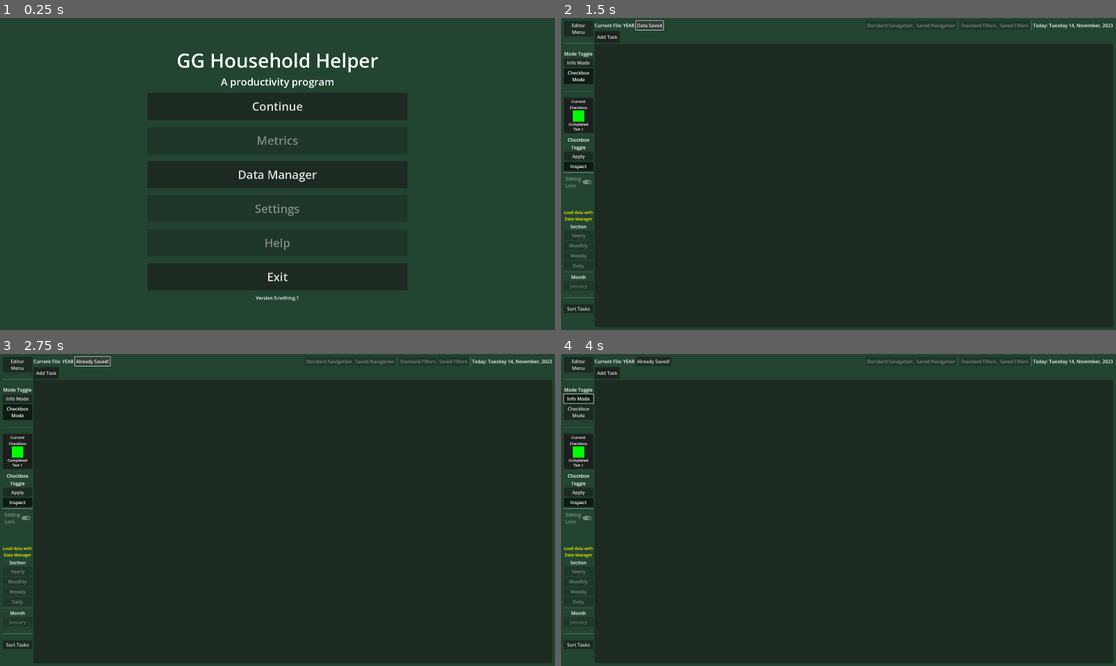
Above: before the commit, frames 1-4 (two rows, left to right).
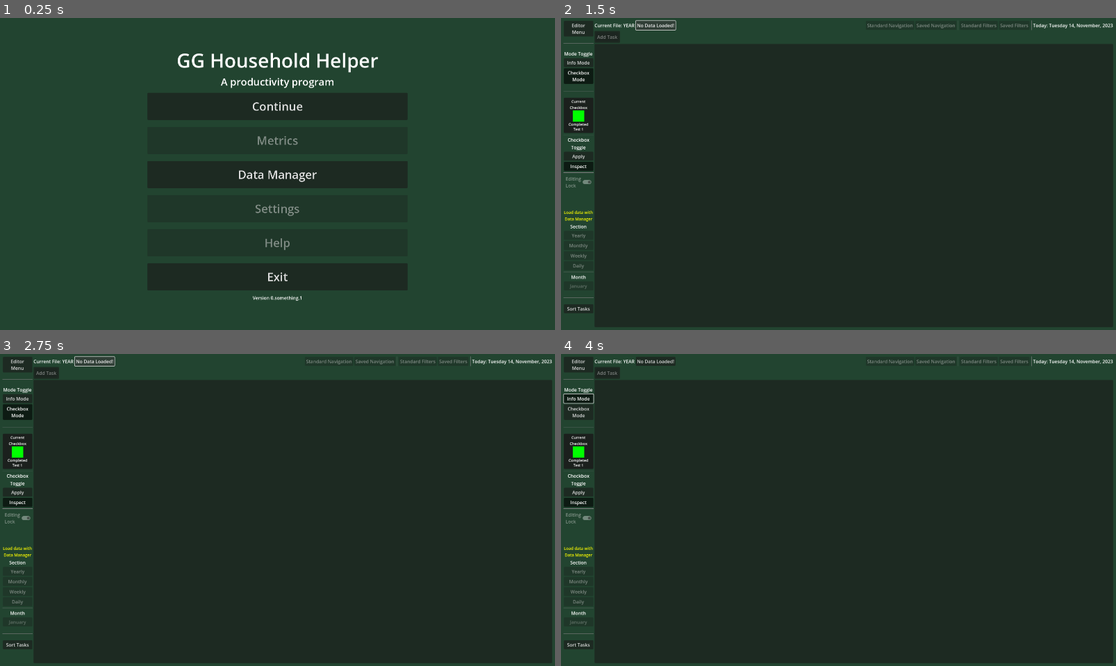
Above: after the commit, the same moments.

Repository: Phoenix-Greenleaf/GG-Household-Helper
Game: Godot game, scene res://scenes/main_menu.tscn
Two runs of this game, one before a commit and one after it. Both use one fixed random seed, a clock stepped at 60 frames per second and the inputs below.
Inputs:
- Up to frame 1 (0.25 s): no input
- Up to frame 2 (1.5 s): click "Continue" at 0.5 s; click "Save Warning" (after the commit: "No Data Loaded!") at 1.25 s
- Up to frame 3 (2.75 s): click "Data Saved" (after the commit: "No Data Loaded!") at 2 s
- Up to frame 4 (4 s): click "Already Saved!" (after the commit: "No Data Loaded!") at 2.75 s; click "Info Mode" at 3.5 s

The runs differ from the first frame. In frame 1, less than 0.1% of the frame differs, in the area x 45-55%, y 89-91%; in frame 2, 0.1%, in the area x 6-21%, y 0-7%; in frame 3, 0.1%; in frame 4, less than 0.1%.
Error before the commit: Invalid access to property or key 'spreadsheet_filepath' on a base object of type 'Nil'. (res://gui/data_manager/data_manager.gd:146)

Commit message:
Addressing addressing issues
The visual cells now store address info for the task they represent. Checkboxes also store their position. That and current_month means everyone should be able to write home. Current task is now a variable in the GridContainer, saving me from passing taskdata around 20+ targets and 3+ layers. Minor fixes to save-safety features.

Diff:
--- a/gui/task_spreadsheet/cells/checkbox_cell.gd
+++ b/gui/task_spreadsheet/cells/checkbox_cell.gd
@@ -3,6 +3,12 @@
 #debating on making the "Current checkbox button" into a checkbox_cell
 #to reduce repeat code. Separate may have a benifit but we shall see.
 
+
+@export var saved_position : int
+@export var saved_task : TaskData
+
+func _ready() -> void:
+	name = "CheckboxCell"
 
 
 func update_checkbox_colors(update_state: DataGlobal.Checkbox, update_color: Color) -> void:
--- a/gui/task_spreadsheet/cells/checkbox_cell.tscn
+++ b/gui/task_spreadsheet/cells/checkbox_cell.tscn
@@ -3,13 +3,17 @@
 [ext_resource type="Script" path="res://gui/task_spreadsheet/cells/checkbox_cell.gd" id="1_f00pp"]
 
 [node name="CheckboxCell" type="VBoxContainer"]
+focus_mode = 2
+mouse_filter = 0
 theme_override_constants/separation = 0
 script = ExtResource("1_f00pp")
 
 [node name="TopColorRect" type="ColorRect" parent="."]
 custom_minimum_size = Vector2(40, 20)
 layout_mode = 2
+mouse_filter = 2
 
 [node name="BottomColorRect" type="ColorRect" parent="."]
 custom_minimum_size = Vector2(40, 20)
 layout_mode = 2
+mouse_filter = 2
--- /dev/null
+++ b/gui/task_spreadsheet/cells/dropdown_cell.gd
@@ -0,0 +1,6 @@
+extends OptionButton
+
+@export var saved_task : TaskData
+
+func _ready() -> void:
+	name = "DropdownCell"
--- a/gui/task_spreadsheet/cells/dropdown_cell.tscn
+++ b/gui/task_spreadsheet/cells/dropdown_cell.tscn
@@ -1,3 +1,6 @@
-[gd_scene format=3 uid="uid://cub23xm8nmtp6"]
+[gd_scene load_steps=2 format=3 uid="uid://cub23xm8nmtp6"]
+
+[ext_resource type="Script" path="res://gui/task_spreadsheet/cells/dropdown_cell.gd" id="1_qsxg2"]
 
 [node name="DropdownCell" type="OptionButton"]
+script = ExtResource("1_qsxg2")
--- /dev/null
+++ b/gui/task_spreadsheet/cells/multi_line_cell.gd
@@ -0,0 +1,6 @@
+extends TextEdit
+
+@export var saved_task : TaskData
+
+func _ready() -> void:
+	name = "MultiLineCell"
--- a/gui/task_spreadsheet/cells/multi_line_cell.tscn
+++ b/gui/task_spreadsheet/cells/multi_line_cell.tscn
@@ -1,3 +1,6 @@
-[gd_scene format=3 uid="uid://0c3p5j8fl75p"]
+[gd_scene load_steps=2 format=3 uid="uid://0c3p5j8fl75p"]
+
+[ext_resource type="Script" path="res://gui/task_spreadsheet/cells/multi_line_cell.gd" id="1_vc24t"]
 
 [node name="MultiLineCell" type="TextEdit"]
+script = ExtResource("1_vc24t")
--- /dev/null
+++ b/gui/task_spreadsheet/cells/number_cell.gd
@@ -0,0 +1,6 @@
+extends SpinBox
+
+@export var saved_task : TaskData
+
+func _ready() -> void:
+	name = "NumberCell"
--- a/gui/task_spreadsheet/cells/number_cell.tscn
+++ b/gui/task_spreadsheet/cells/number_cell.tscn
@@ -1,3 +1,6 @@
-[gd_scene format=3 uid="uid://0t87rpa3w5bi"]
+[gd_scene load_steps=2 format=3 uid="uid://0t87rpa3w5bi"]
+
+[ext_resource type="Script" path="res://gui/task_spreadsheet/cells/number_cell.gd" id="1_hy1wj"]
 
 [node name="NumberCell" type="SpinBox"]
+script = ExtResource("1_hy1wj")
--- /dev/null
+++ b/gui/task_spreadsheet/cells/text_cell.gd
@@ -0,0 +1,6 @@
+extends LineEdit
+
+@export var saved_task : TaskData
+
+func _ready() -> void:
+	name = "TextCell"
--- a/gui/task_spreadsheet/cells/text_cell.tscn
+++ b/gui/task_spreadsheet/cells/text_cell.tscn
@@ -1,4 +1,7 @@
-[gd_scene format=3 uid="uid://d2wwsx41ig5al"]
+[gd_scene load_steps=2 format=3 uid="uid://d2wwsx41ig5al"]
+
+[ext_resource type="Script" path="res://gui/task_spreadsheet/cells/text_cell.gd" id="1_6y60o"]
 
 [node name="TextCell" type="LineEdit"]
 expand_to_text_length = true
+script = ExtResource("1_6y60o")
--- a/gui/task_spreadsheet/checkbox_data.gd
+++ b/gui/task_spreadsheet/checkbox_data.gd
@@ -4,6 +4,7 @@
 
 @export var checkbox_status : DataGlobal.Checkbox
 @export var assigned_user : Array
+
 
 
 func update_checkbox_data(
--- a/gui/task_spreadsheet/task_spreadsheet_grid_container.gd
+++ b/gui/task_spreadsheet/task_spreadsheet_grid_container.gd
@@ -22,6 +22,8 @@
 var full_header_size : int
 var info_header_size : int
 var checkbox_header_size : int
+var current_task : TaskData
+var current_focus : Control
 
 
 func _ready() -> void:
@@ -45,6 +47,8 @@
 	SignalBus._on_editor_mode_changed.connect(toggle_info_checkbox_modes)
 	SignalBus._on_editor_section_changed.connect(section_or_month_changed)
 	SignalBus._on_editor_month_changed.connect(section_or_month_changed)
+	get_viewport().gui_focus_changed.connect(_on_focus_changed)
+
 
 
 func test_spreadsheet_initialization() -> void:
@@ -170,7 +174,13 @@
 			data_for_spreadsheet.spreadsheet_day_data.append(new_task)
 			create_task_group(new_task_group, current_section_group)
 			create_existing_groups_option_button_items(current_section_group)
-	create_task_row_cells(new_task)
+	process_task(new_task)
+
+
+
+func process_task(target_task) -> void:
+	current_task = target_task
+	create_task_row_cells()
 
 
 func new_task_field_reset() -> void:
@@ -193,18 +203,17 @@
 	match DataGlobal.current_toggled_section:
 		DataGlobal.Section.YEARLY:
 			for data_iteration in data_for_spreadsheet.spreadsheet_year_data:
-				create_task_row_cells(data_iteration)
+				process_task(data_iteration)
 		DataGlobal.Section.MONTHLY:
 			for data_iteration in data_for_spreadsheet.spreadsheet_month_data:
-				create_task_row_cells(data_iteration)
+				process_task(data_iteration)
 		DataGlobal.Section.WEEKLY:
 			for data_iteration in data_for_spreadsheet.spreadsheet_week_data:
-				create_task_row_cells(data_iteration)
+				process_task(data_iteration)
 		DataGlobal.Section.DAILY:
 			for data_iteration in data_for_spreadsheet.spreadsheet_day_data:
-				create_task_row_cells(data_iteration)
+				process_task(data_iteration)
 	toggle_info_checkbox_modes()
-	SignalBus.emit_signal("reset_save_warning")
 
 
 func _on_sort_tasks_button_pressed() -> void:
@@ -267,11 +276,18 @@
 		DataGlobal.Section.DAILY:
 			var days = DataGlobal.days_in_month_finder(current_month, current_year)
 			create_checkbox_header("Day", days)
+	header_editing_prevention()
 	full_header_size = self.get_child_count()
 	info_header_size = get_tree().get_nodes_in_group("Info").size()
 	checkbox_header_size = get_tree().get_nodes_in_group("Checkbox").size()
 	prints("Header Sizes, Full:", full_header_size, " Info:", info_header_size, " Checkbox:", checkbox_header_size)
 	set_grid_columns()
+
+
+func header_editing_prevention() -> void:
+	var header_nodes : Array[Node] = self.get_children()
+	for child in header_nodes:
+		child.mouse_filter = 2
 
 
 func create_checkbox_header(header_string : String, header_length : int) -> void:
@@ -292,93 +308,95 @@
 	prints("Setting grid to", header_size, "columns.")
 
 
-func create_task_row_cells(task_data : TaskData) -> void: #task "physical" nodes, display side
+func create_task_row_cells() -> void: #task "physical" nodes, display side
 	blank_counter = 0
 	var info = "Info"
 	var checkbox = "Checkbox"
 
-	var task_name : String = task_data.name #1
+	var task_name : String = current_task.name #1
 	create_text_cell(task_name)
 #	prints("1 is go")
 
-	var section : int = task_data.section #2
+	var section : int = current_task.section #2
 	create_dropdown_cell(section_dropdown_items, section)
 #	prints("2 is go")
 
-	var group : String = task_data.group #3
+	var group : String = current_task.group #3
 	create_text_cell(group)
 #	prints("3 is go")
 
 	var assignment : String = ""  #4
-	if task_data.assigned_user:
-		assignment = task_data.assigned_user[0]
+	if current_task.assigned_user:
+		assignment = current_task.assigned_user[0]
 	else:
 		assignment = "No Assignment"
 	create_text_cell(assignment, info)
 #	prints("4 is go")
 
-	var description : String = task_data.description  #5
+	var description : String = current_task.description  #5
 	create_multi_line_cell(description, info)
 #	prints("5 is go")
 
 	var time_of_day : int #6
-	if task_data.time_of_day is int:
-		time_of_day = task_data.time_of_day
+	if current_task.time_of_day is int:
+		time_of_day = current_task.time_of_day
 	else:
 		time_of_day = 0
 	create_dropdown_cell(time_of_day_dropdown_items, time_of_day, info)
 #	prints("6 is go")
 
 	var priority : int #7
-	if task_data.priority is int:
-		priority = task_data.priority
+	if current_task.priority is int:
+		priority = current_task.priority
 	else:
 		priority = 0
 	create_dropdown_cell(priority_dropdown_items, priority, info)
 #	prints("7 is go")
 
-	var location : String = task_data.location #8
+	var location : String = current_task.location #8
 	if location == "":
 		location = "No Location"
 	create_text_cell(location, info)
 #	prints("8 is go")
 
-	var cycle_time_unit : String = task_data.time_unit #9
+	var cycle_time_unit : String = current_task.time_unit #9
 	if cycle_time_unit == "":
 		cycle_time_unit = "No Unit"
 	create_text_cell(cycle_time_unit, info)
 #	prints("9 is go")
 
-	var time_units_per_cycle : int = task_data.units_per_cycle #10
+	var time_units_per_cycle : int = current_task.units_per_cycle #10
 	create_number_cell(time_units_per_cycle, info)
 #	prints("10 is go")
 
-	var time_units_added_when_skipped : int = task_data.units_added_when_skipped #11
+	var time_units_added_when_skipped : int = current_task.units_added_when_skipped #11
 	create_number_cell(time_units_added_when_skipped, info)
 #	prints("11 is go")
 
-	var last_completed : String = task_data.last_completed #12
+	var last_completed : String = current_task.last_completed #12
 	if last_completed == "":
 		last_completed = "Never"
 	create_text_cell(last_completed, info)
 #	prints("12 is go")
 
+	var checkbox_position = 1
 	match section:
 		DataGlobal.Section.YEARLY, DataGlobal.Section.MONTHLY:
-			for month_iteration in task_data.month_checkbox_dictionary:
+			for month_iteration in current_task.month_checkbox_dictionary:
 				if month_iteration == "None":
 					continue
-				var checkbox_data : CheckboxData = task_data.month_checkbox_dictionary[month_iteration][0]
+				var checkbox_data : CheckboxData = current_task.month_checkbox_dictionary[month_iteration][0]
 				var checkbox_state : DataGlobal.Checkbox = checkbox_data.checkbox_status
 				var checkbox_color : Color = checkbox_data.assigned_user[1]
-				create_checkbox_cell(checkbox_state, checkbox_color, checkbox)
+				create_checkbox_cell(checkbox_state, checkbox_color, checkbox_position, checkbox)
 		DataGlobal.Section.WEEKLY, DataGlobal.Section.DAILY:
 			var current_month = DataGlobal.current_toggled_month
-			var current_data : Array = task_data.month_checkbox_dictionary[current_month]
+			var current_data : Array = current_task.month_checkbox_dictionary[current_month]
 			for checkbox_data in current_data:
 				var checkbox_state : DataGlobal.Checkbox = checkbox_data.checkbox_status
 				var checkbox_color : Color = checkbox_data.assigned_user[1]
-				create_checkbox_cell(checkbox_state, checkbox_color, checkbox)
+				create_checkbox_cell(checkbox_state, checkbox_color, checkbox_position, checkbox)
+				checkbox_position += 1
 
 
 func add_cell_to_groups(cell_parameter, column_group_parameter) -> void:
@@ -392,13 +410,14 @@
 	var cell : LineEdit = text_cell.instantiate()
 	self.add_child(cell)
 	cell.text = text
+	cell.saved_task = current_task
 	add_cell_to_groups(cell, column_group)
 
 
-func blank_slug() -> void:
-	blank_counter += 1
-	var slug_imprint = "BLANK " + str(blank_counter)
-	create_text_cell(slug_imprint, "Info")
+#func blank_slug() -> void:
+#	blank_counter += 1
+#	var slug_imprint = "BLANK " + str(blank_counter)
+#	create_text_cell(slug_imprint, "Info")
 
 
 func create_dropdown_cell(dropdown_items : Array, selected_item : int, column_group : String = "") -> void:
@@ -407,6 +426,7 @@
 	for item in dropdown_items:
 		cell.add_item(item)
 	cell.selected = selected_item
+	cell.saved_task = current_task
 	add_cell_to_groups(cell, column_group)
 
 
@@ -414,6 +434,7 @@
 	var cell : TextEdit = multi_line_cell.instantiate()
 	self.add_child(cell)
 	cell.text = multi_text
+	cell.saved_task = current_task
 	add_cell_to_groups(cell, column_group)
 
 
@@ -421,11 +442,28 @@
 	var cell : SpinBox = number_cell.instantiate()
 	self.add_child(cell)
 	cell.value = number
+	cell.saved_task = current_task
 	add_cell_to_groups(cell, column_group)
 
 
-func create_checkbox_cell(state, user_color, column_group : String = "") -> void:
+func create_checkbox_cell(state, user_color, cell_position, column_group : String = "") -> void:
 	var cell : Control = checkbox_cell.instantiate()
 	self.add_child(cell)
 	cell.update_checkbox_colors(state, user_color)
+	cell.saved_position = cell_position
+	cell.saved_task = current_task
 	add_cell_to_groups(cell, column_group)
+
+
+
+
+func _on_focus_changed(control_node:Control) -> void:
+	if control_node == null:
+		return
+	prints("Focused", control_node.name)
+	if "CheckboxCell" in control_node.name:
+		prints("Task:", control_node.saved_task.name)
+		prints("Position:", control_node.saved_position)
+	if ("TextCell" in control_node.name) or ("MultiLineCell"in control_node.name) or ("DropdownCell"in control_node.name) or ("NumberCell" in control_node.name):
+		prints("Task:", control_node.saved_task.name)
+	print()
--- a/scenes/editor.gd
+++ b/scenes/editor.gd
@@ -10,6 +10,7 @@
 @onready var month_selection_menu_popup := month_selection_menu_button.get_popup()
 @onready var save_warning_button: Button = %SaveWarningButton
 @onready var save_lock_label: Label = %SaveLockLabel
+@onready var add_task_button: Button = %AddTaskButton
 
 
 
@@ -27,10 +28,12 @@
 	set_current_date_label()
 	print_ready()
 	toggle_save_safety_feature(true)
+	add_task_button.disabled = true
 	popup.hide_on_item_selection = false
 	if DataGlobal.current_tasksheet_data:
 		update_current_tasksheet_label()
 		toggle_save_safety_feature(false)
+		add_task_button.disabled = false
 
 
 func connection_cental() -> void:
@@ -105,6 +108,7 @@
 	var year = DataGlobal.current_tasksheet_data.spreadsheet_year
 	var new_label = title + ": " + str(year)
 	current_save_label.text = new_label
+	SignalBus.emit_signal("reset_save_warning")
 
 
 func close_data_manager_popup() -> void:
@@ -238,6 +242,8 @@
 	save_warning_button.text = "Data Saved"
 	save_lock_label.text = " "
 	toggle_save_safety_feature(false)
+	if add_task_button.disabled == true:
+		add_task_button.disabled = false
 
 
 func _on_save_warning_button_pressed() -> void:
@@ -247,6 +253,9 @@
 	elif save_warning_button.text == "Already Saved!":
 		print("For real please stop")
 		return
+	elif save_warning_button.text == "No Data Loaded!":
+		print("Nothing to save, love")
+		return
 	else:
 		save_warning_button.text = "Data Saved"
 		var data_manager : Node = data_manager_center.get_child(0)
--- a/scenes/editor.tscn
+++ b/scenes/editor.tscn
@@ -243,7 +243,7 @@
 [node name="SaveWarningButton" type="Button" parent="MainMargin/MainHBox/NonSideVBox/TopMenuHBox"]
 unique_name_in_owner = true
 layout_mode = 2
-text = "Save Warning"
+text = "No Data Loaded!"
 
 [node name="HBoxFarSide" type="HBoxContainer" parent="MainMargin/MainHBox/NonSideVBox/TopMenuHBox"]
 layout_mode = 2
--- a/scenes/main_menu.tscn
+++ b/scenes/main_menu.tscn
@@ -143,7 +143,7 @@
 
 [node name="Versoning" type="Label" parent="MainMargin/MainVBox/MenuMargin/MenuVBox"]
 layout_mode = 2
-text = "Version 0.nothing.1"
+text = "Version 0.something.1"
 horizontal_alignment = 1
 
 [connection signal="pressed" from="MainMargin/MainVBox/MenuMargin/MenuVBox/ContinueMargin/NewContinueButton" to="." method="_on_new_continue_button_pressed"]
